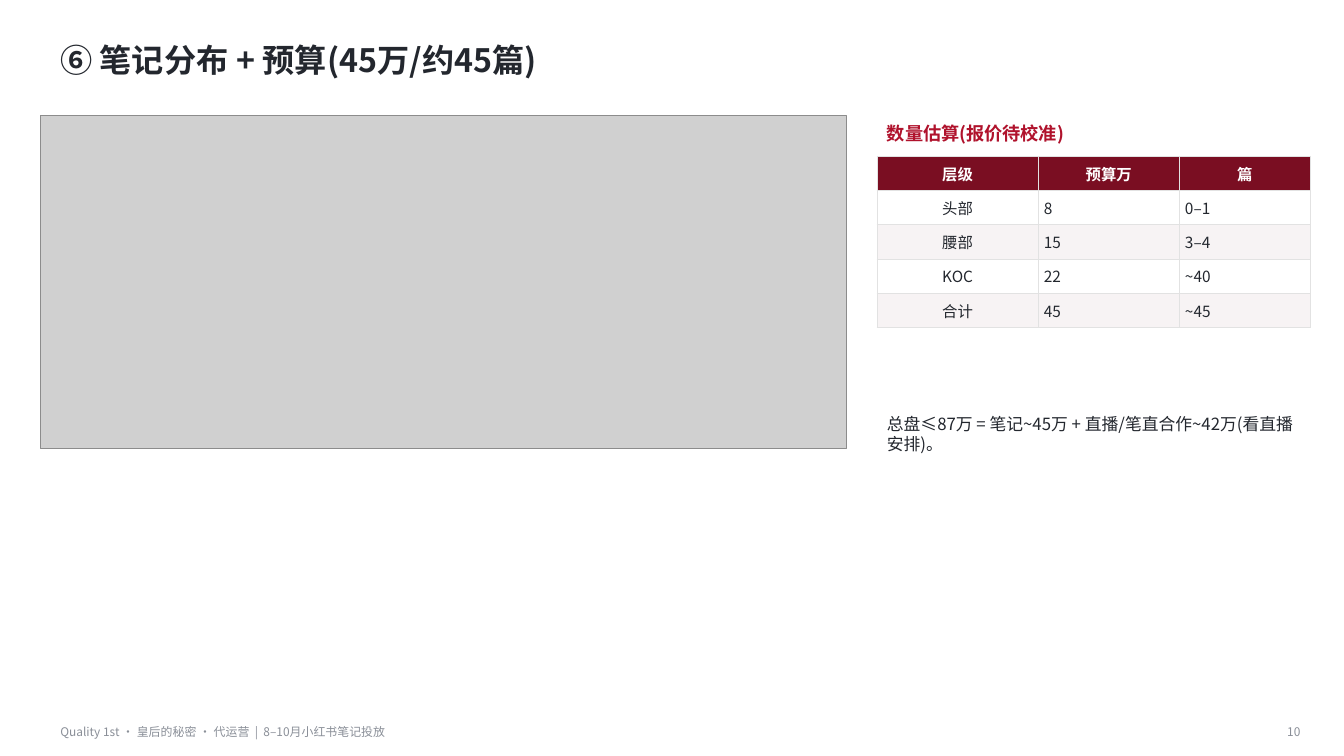
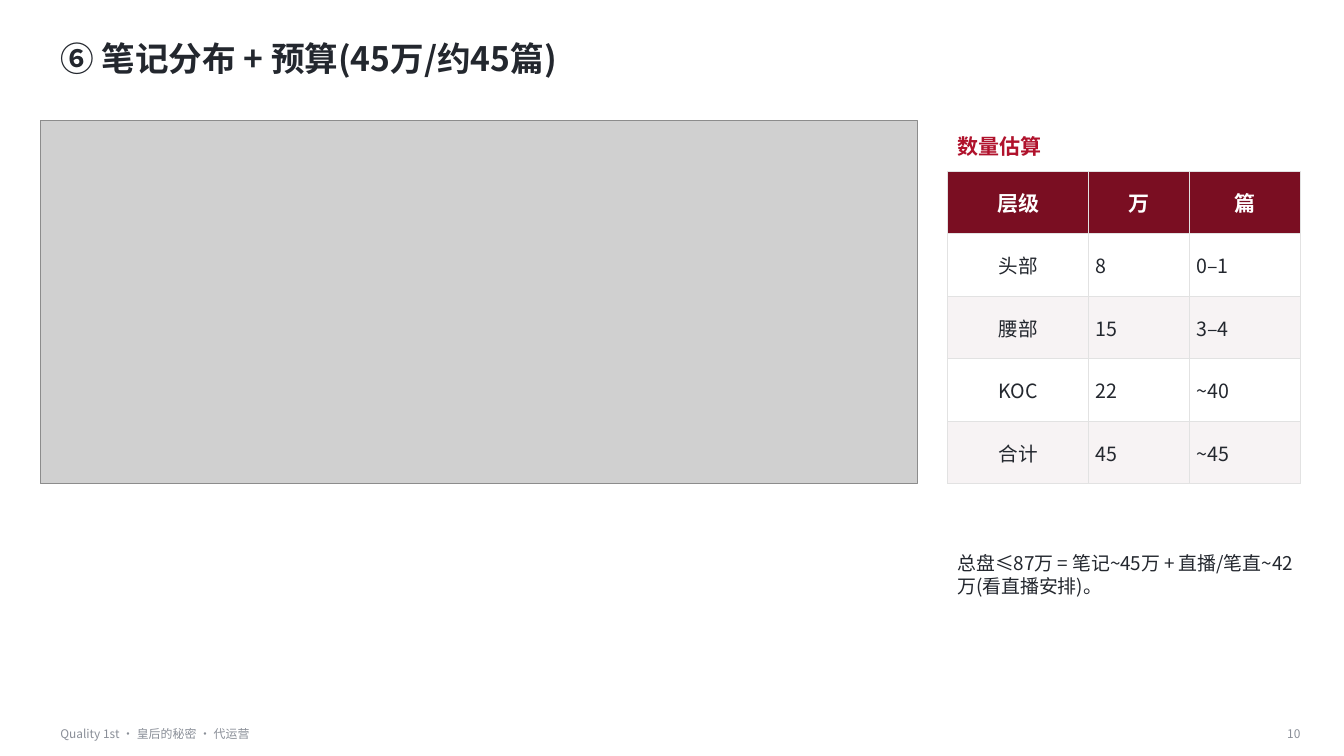
Before and after one commit to caowenwen-boop/-, a slide deck: slide 10 of docs/工作/04-营销推广/代运营-Quality1st/8-10月笔记投放/8-10月小红书笔记投放方案.pptx. Drawn at 1344x756 pixels with LibreOffice and Linux fonts; fonts in the diff are those of the drawing; grey boxes stand for pictures. Boxes give left, top, right and bottom in pixels: in the first picture for what was removed or moved away, otherwise in the second. Text is boxed around its words. In the diff, an @@ line names an element or a change of style, - is before the commit and + after.

```diff
--- a/docs/工作/04-营销推广/代运营-Quality1st/8-10月笔记投放/8-10月小红书笔记投放方案.pptx
+++ b/docs/工作/04-营销推广/代运营-Quality1st/8-10月笔记投放/8-10月小红书笔记投放方案.pptx
@@ text "⑥ 笔记分布 + 预算(45万/约45篇)" at [60,42,557,78]: size 23 to 24 pt @@
@@ picture: place and size @@
-picture at [40,116,847,449]
+picture at [40,121,918,484]
@@ text at [957,133,1041,159]: text changed; size 13 to 15 pt @@
-数量估算(报价待校准)
+数量估算
@@ table at [948,171,1301,467] @@
-row 1, column 2: 预算万
+row 1, column 2: 万
@@ size 11 to 15 pt in "层级", "篇" @@
@@ size 11 to 14 pt in "头部", "8", "0–1", "腰部" and 8 more places @@
@@ borders changed @@
@@ table: place and size @@
-table at [877,156,1311,323]
+table at [948,171,1301,467]
@@ text at [957,554,1293,597]: text changed; size 12 to 13.5 pt @@
-总盘≤87万 = 笔记~45万 + 直播/笔直合作~42万(看直播安排)。
+总盘≤87万 = 笔记~45万 + 直播/笔直~42万(看直播安排)。
@@ text at [60,728,250,741]: text changed @@
-Quality 1st · 皇后的秘密 · 代运营 | 8–10月小红书笔记投放
+Quality 1st · 皇后的秘密 · 代运营
```
Also in this commit, not shown: 9 other slides changed.
